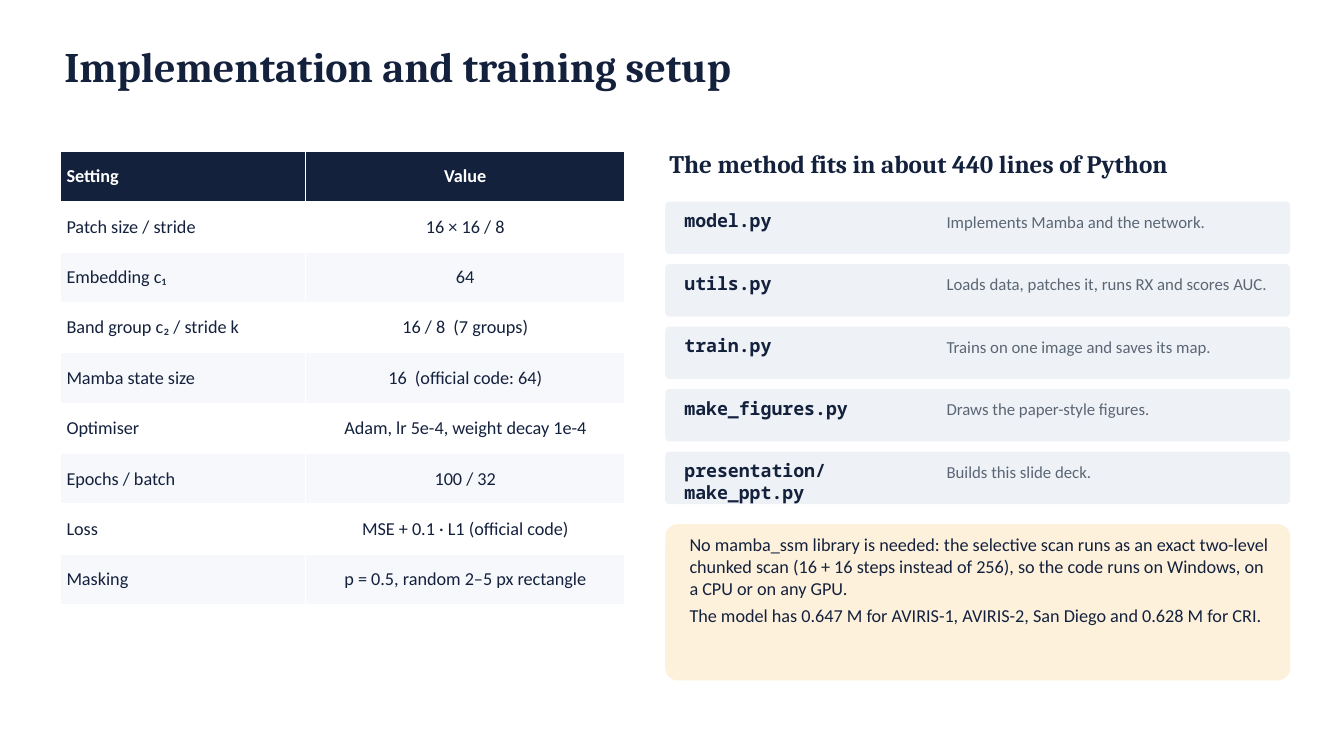
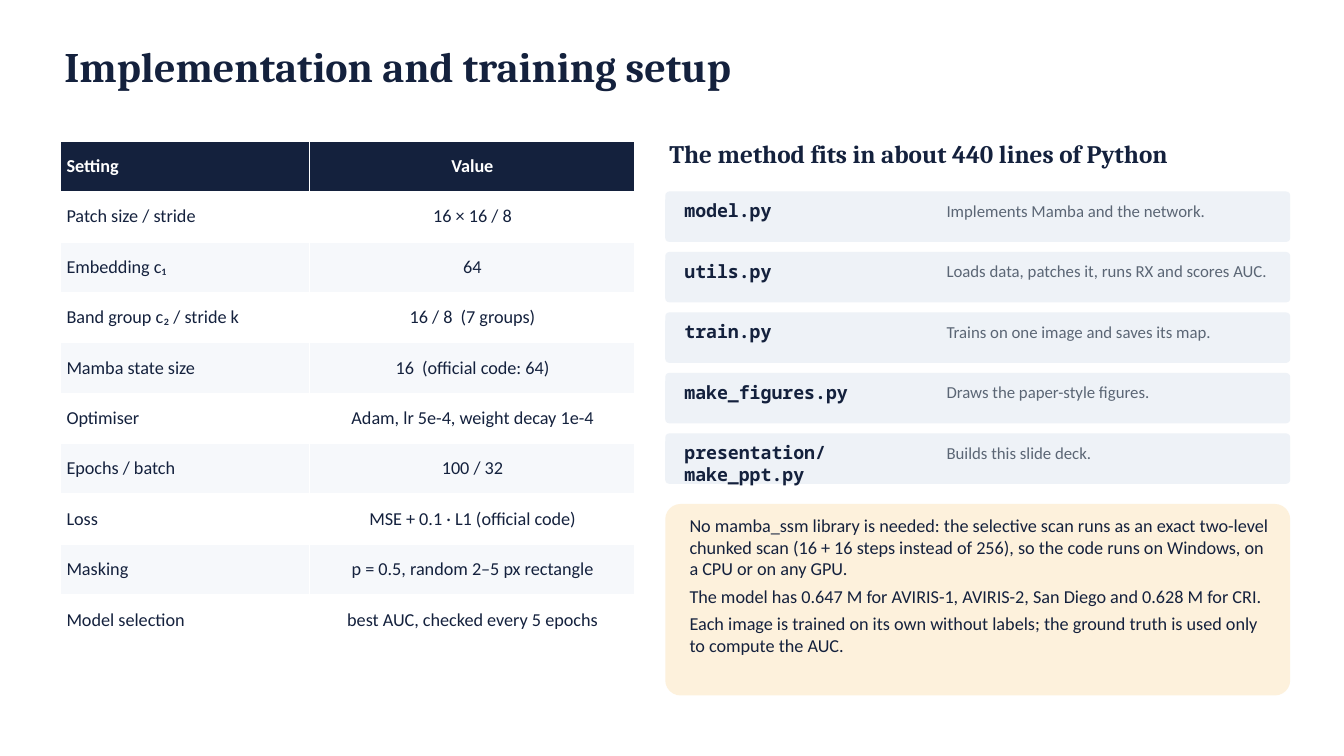
Before and after one commit to SaarthakG-Dtu/Hyperspectral_Anomaly_Detection, a slide deck: slide 8 of presentation/DMS2F-HAD_presentation.pptx (slide 13 before the commit). Drawn at 1344x756 pixels with LibreOffice and Linux fonts; fonts in the diff are those of the drawing. Boxes give left, top, right and bottom in pixels: in the first picture for what was removed or moved away, otherwise in the second. Text is boxed around its words. In the diff, an @@ line names an element or a change of style, - is before the commit and + after.

```diff
--- a/presentation/DMS2F-HAD_presentation.pptx
+++ b/presentation/DMS2F-HAD_presentation.pptx
@@ table at box(60, 141, 635, 645) @@
+row 10: Model selection | best AUC, checked every 5 epochs
@@ table: place and size @@
-table at box(60, 151, 625, 605)
+table at box(60, 141, 635, 645)
@@ 4 texts, 2 rounded rectangles: place and size @@
-4 texts, 2 rounded rectangles at box(665, 155, 1291, 317)
+4 texts, 2 rounded rectangles at box(665, 145, 1291, 302)
@@ 5 texts, 2 rounded rectangles: place and size @@
-5 texts, 2 rounded rectangles at box(665, 278, 1291, 442)
+5 texts, 2 rounded rectangles at box(665, 265, 1291, 423)
@@ 2 texts, 1 rounded rectangle: place and size @@
-2 texts, 1 rounded rectangle at box(665, 452, 1291, 504)
+2 texts, 1 rounded rectangle at box(665, 434, 1291, 486)
@@ rounded rectangle: place and size @@
-rounded rectangle at box(665, 524, 1291, 681)
+rounded rectangle at box(665, 504, 1291, 696)
@@ text "No mamba_ssm library is needed: ...": place and size @@
-text "No mamba_ssm library is needed: ..." at box(690, 538, 1268, 625)
+text "No mamba_ssm library is needed: ..." at box(690, 519, 1268, 655)
@@ text at box(690, 617, 1257, 655): paragraph added @@
+Each image is trained on its own without labels; the ground truth is used only to compute the AUC.
```
Also in this commit, not shown: 9 other slides changed, 4 slides added, 14 slides removed, 23 other files.
